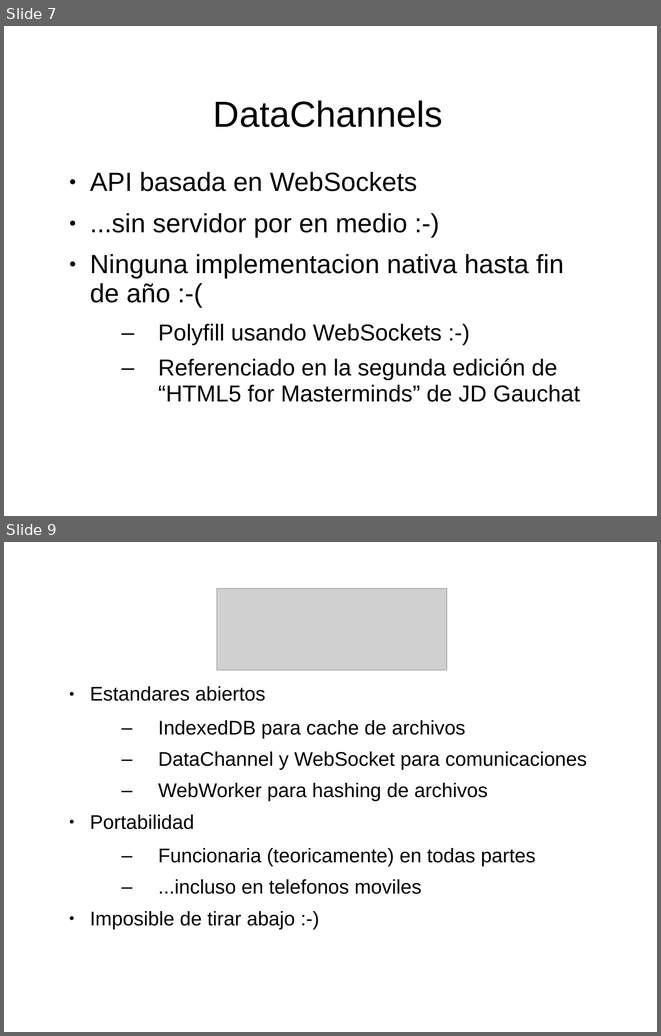
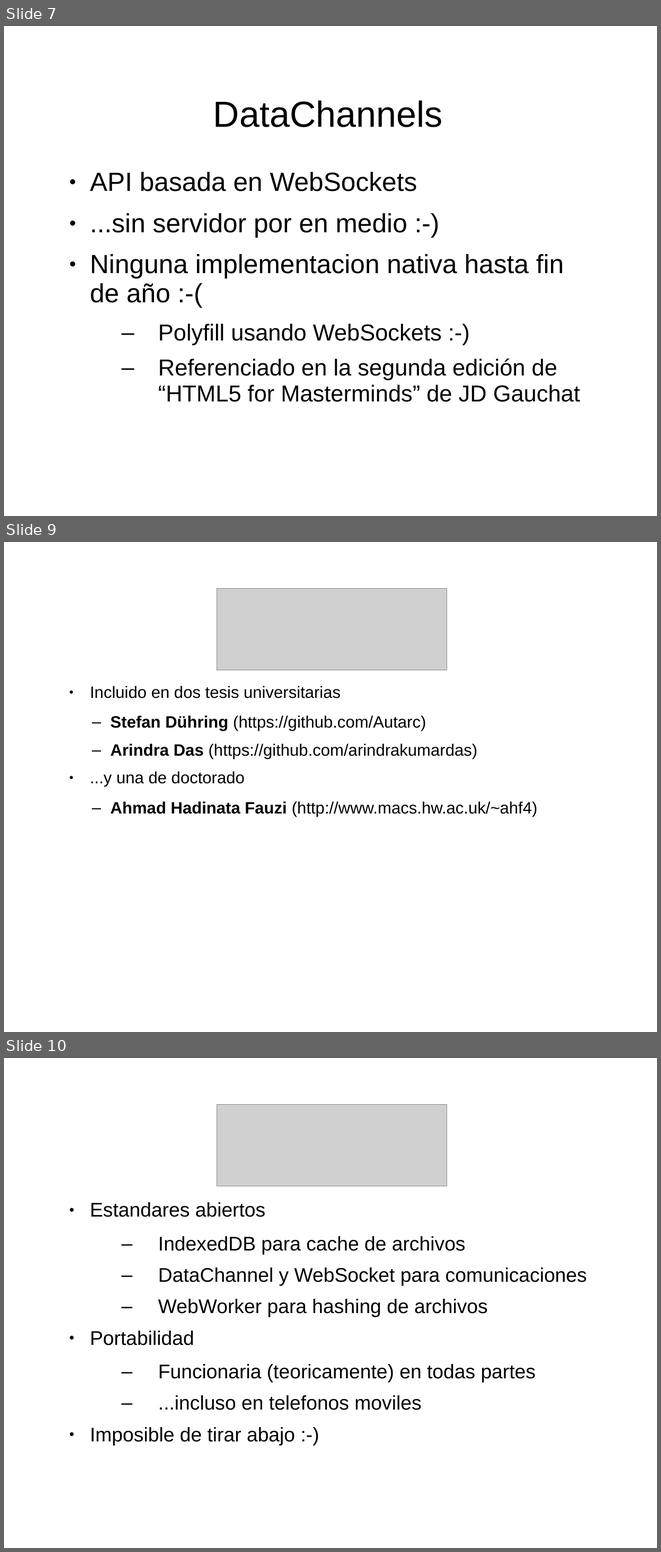
Before and after one commit to dysbulic/ShareIt, a slide deck: doc/ShareIt!.odp. Shown one above the other, each under a label of ours: slides 7 and 9 before the commit, slides 7, 9 and 10 after it; the slides between them are not shown. The pictures are 661x1036 and 661x1552 pixels, drawn with LibreOffice and Linux fonts; fonts in the diff are those of the drawing; grey boxes stand for pictures; background and template pictures are left out. Boxes give left, top, right and bottom in pixels: in the first picture for what was removed or moved away, otherwise in the second. Text is boxed around its words. In the diff, an @@ line names an element or a change of style, - is before the commit and + after.

```diff
--- a/doc/ShareIt!.odp
+++ b/doc/ShareIt!.odp
@@ slide 9 added at (4, 542, 657, 1032), background picture (left out) @@
@@ picture added at (217, 588, 447, 670) @@
@@ text added at (90, 686, 538, 817), 20 pt, text #000000 @@
+● Incluido en dos tesis universitarias
+  – Stefan Dühring (https://github.com/Autarc)
+  – Arindra Das (https://github.com/arindrakumardas)
+● ...y una de doctorado
+  – Ahmad Hadinata Fauzi (http://www.macs.hw.ac.uk/~ahf4)
@@ what was slide 9 is now slide 10 @@
```
Also in this commit, not shown: 2 slides changed.
